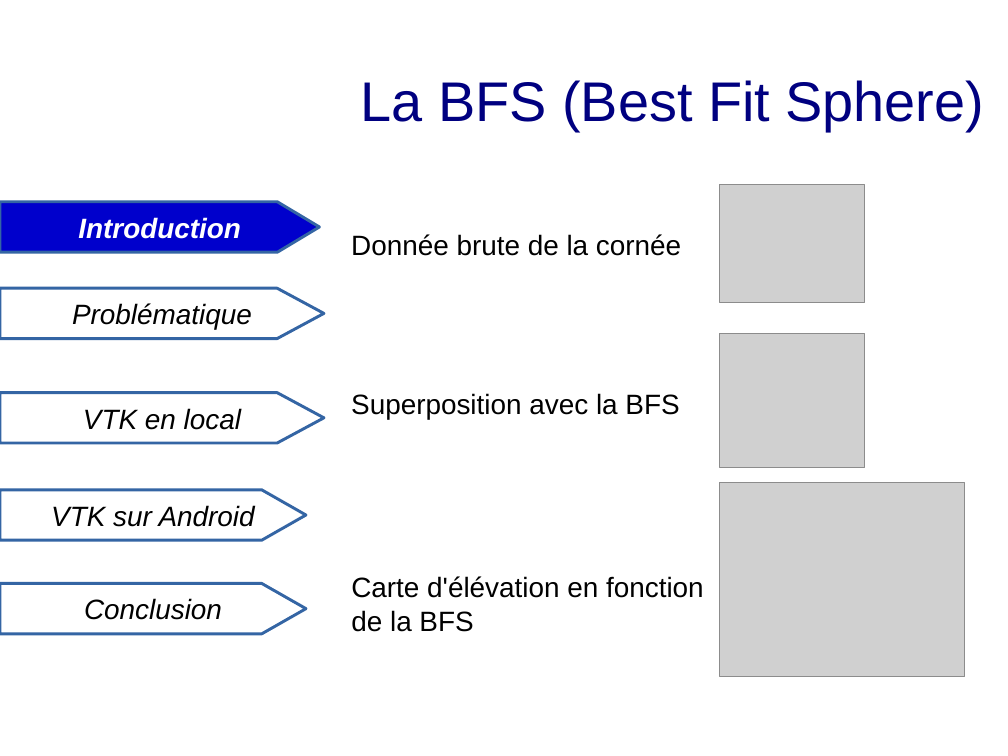
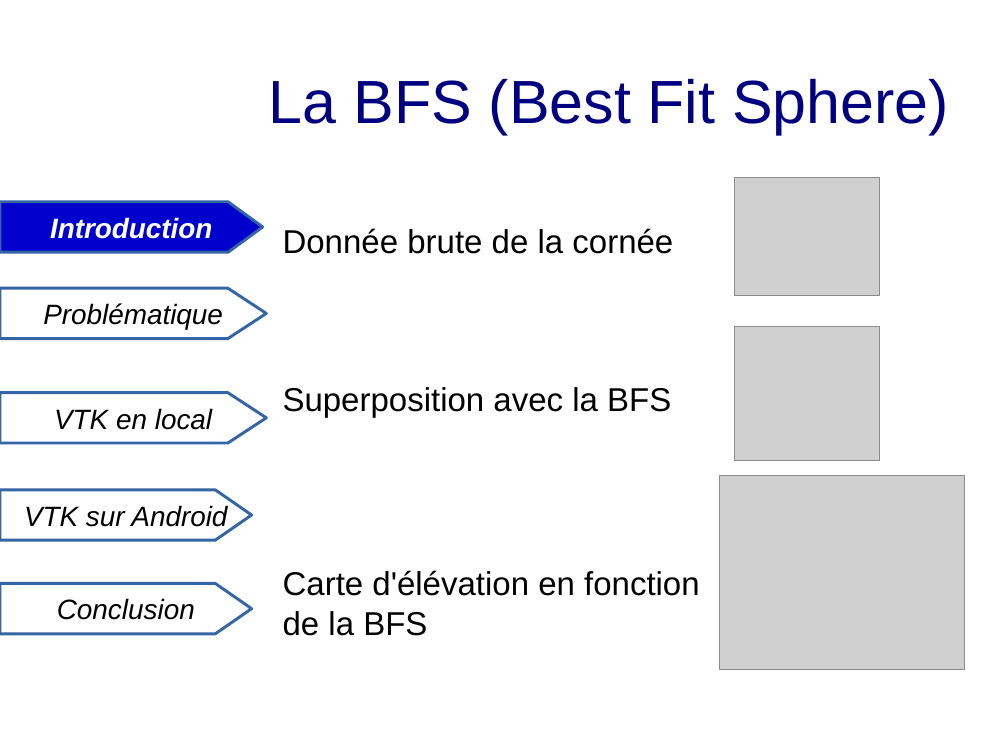
Before and after one commit to exopole/gitVTK, a slide deck: slide 8 of Presentation/rapport/soutenance.odp. Drawn at 1008x756 pixels with LibreOffice and Linux fonts; fonts in the diff are those of the drawing; grey boxes stand for pictures. Boxes give left, top, right and bottom in pixels: in the first picture for what was removed or moved away, otherwise in the second. Text is boxed around its words. In the diff, an @@ line names an element or a change of style, - is before the commit and + after.

```diff
--- a/Presentation/rapport/soutenance.odp
+++ b/Presentation/rapport/soutenance.odp
@@ title "La BFS (Best Fit Sphere)": place and size @@
-title "La BFS (Best Fit Sphere)" at box(361, 80, 985, 131)
+title "La BFS (Best Fit Sphere)" at box(269, 78, 949, 134)
@@ title "La BFS (Best Fit Sphere)" at box(269, 78, 949, 134): size 44 to 48 pt; alignment centre to left @@
@@ picture: place and size @@
-picture at box(720, 185, 864, 303)
+picture at box(735, 177, 879, 295)
@@ freeform shape "Introduction": place and size @@
-freeform shape "Introduction" at box(0, 202, 319, 252)
+freeform shape "Introduction" at box(0, 202, 263, 252)
@@ text "Donnée brute de la cornée": place and size @@
-text "Donnée brute de la cornée" at box(351, 234, 681, 256)
+text "Donnée brute de la cornée" at box(283, 228, 673, 254)
@@ freeform shape "Problématique": place and size @@
-freeform shape "Problématique" at box(0, 288, 324, 338)
+freeform shape "Problématique" at box(0, 288, 266, 338)
@@ picture: place and size @@
-picture at box(720, 334, 864, 468)
+picture at box(735, 327, 879, 461)
@@ size 22 to 26 pt in 3 elements at box(283, 570, 700, 636), box(283, 228, 673, 254), box(283, 387, 671, 418) @@
@@ text "Superposition avec la BFS": place and size @@
-text "Superposition avec la BFS" at box(351, 393, 679, 419)
+text "Superposition avec la BFS" at box(283, 387, 671, 418)
@@ freeform shape "VTK en local": place and size @@
-freeform shape "VTK en local" at box(0, 392, 324, 443)
+freeform shape "VTK en local" at box(0, 392, 266, 443)
@@ picture: place and size @@
-picture at box(720, 483, 965, 678)
+picture at box(720, 476, 965, 670)
@@ freeform shape "VTK sur Android": place and size @@
-freeform shape "VTK sur Android" at box(0, 490, 306, 541)
+freeform shape "VTK sur Android" at box(0, 490, 252, 541)
@@ text "Carte d'élévation en fonction": place and size @@
-text "Carte d'élévation en fonction" at box(351, 576, 704, 632)
+text "Carte d'élévation en fonction" at box(283, 570, 700, 636)
@@ freeform shape "Conclusion": place and size @@
-freeform shape "Conclusion" at box(0, 584, 306, 634)
+freeform shape "Conclusion" at box(0, 584, 252, 634)
```
Also in this commit, not shown: 19 other slides changed, 2 other files.
